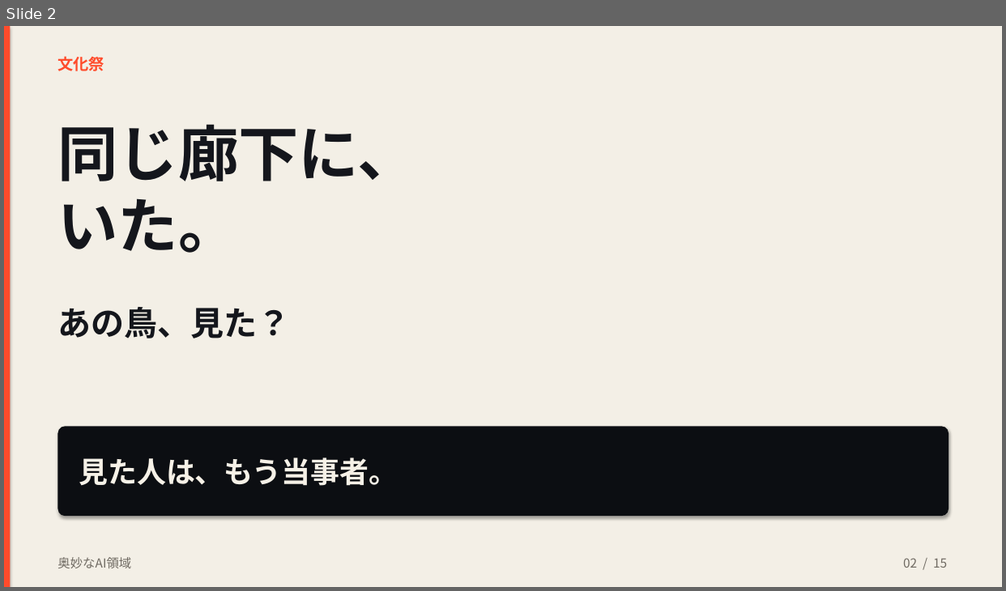
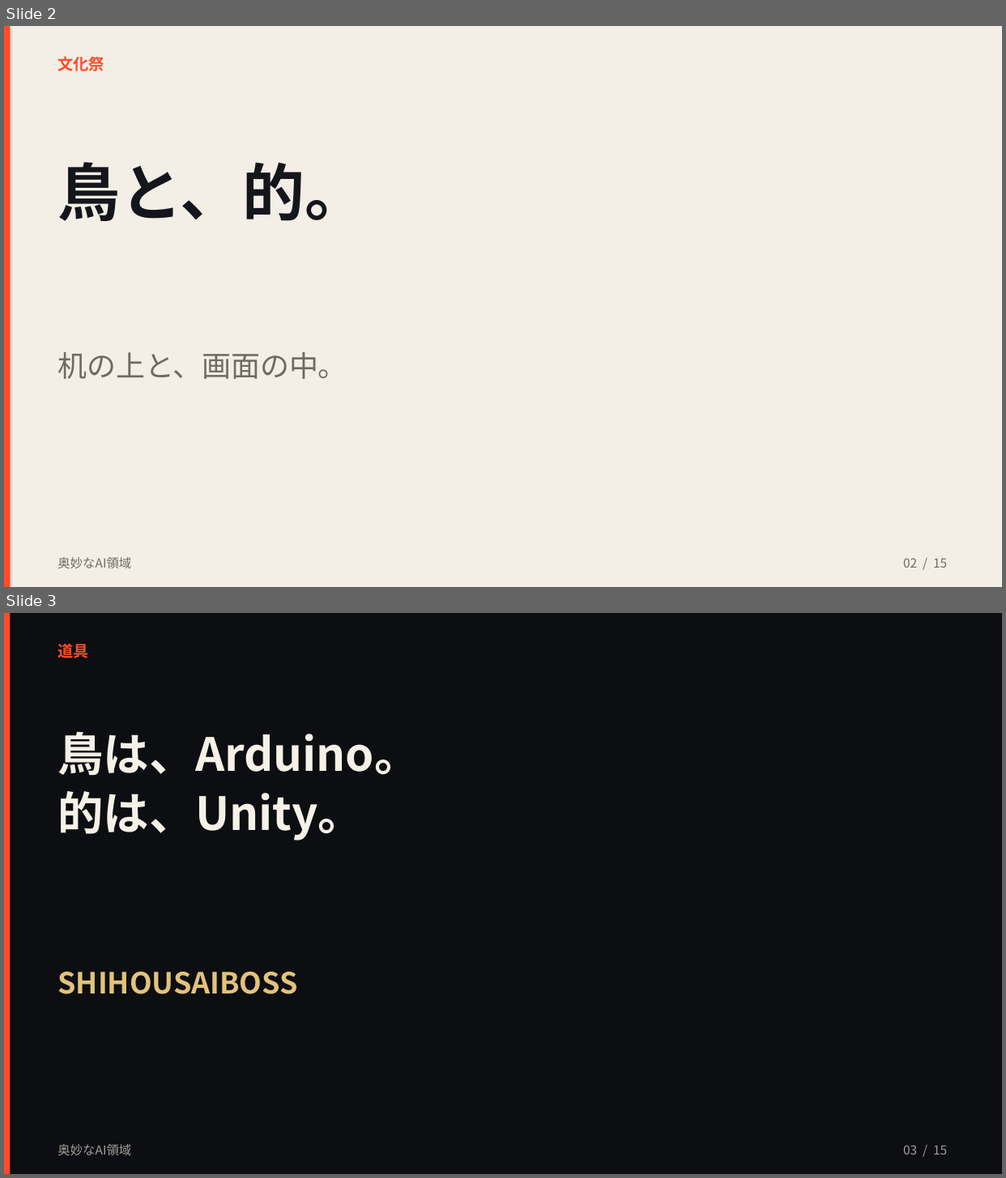
Before and after one commit to kouyozhang-design/vodcoach-ai, a slide deck: presentation/奥妙なAI領域_文化祭.pptx. Shown one above the other, each under a label of ours: slide 2 before the commit, slides 2 and 3 after it. The pictures are 1006x591 and 1006x1178 pixels, drawn with LibreOffice and Linux fonts; fonts in the diff are those of the drawing. Boxes give left, top, right and bottom in pixels: in the first picture for what was removed or moved away, otherwise in the second. Text is boxed around its words. In the diff, an @@ line names an element or a change of style, - is before the commit and + after.

```diff
--- a/presentation/奥妙なAI領域_文化祭.pptx
+++ b/presentation/奥妙なAI領域_文化祭.pptx
@@ slide 3 added at bbox=[4, 613, 1002, 1174], background #0C0E12 @@
@@ rectangle added at bbox=[4, 613, 10, 1174], fill #FF4B2B @@
@@ text added at bbox=[57, 643, 88, 658], 15 pt, text #FF4B2B, bold @@
+道具
@@ text added at bbox=[57, 731, 420, 841], 44 pt, text #F6F1E7, bold @@
+鳥は、Arduino。
+的は、Unity。
@@ text added at bbox=[57, 972, 297, 995], 28 pt, text #E3C27A, bold @@
+SHIHOUSAIBOSS
@@ text added at bbox=[57, 1144, 131, 1156], 12 pt, text #A39E96 @@
+奥妙なAI領域
@@ text added at bbox=[903, 1145, 947, 1155], 12 pt, text #A39E96 @@
+03 / 15
@@ slide 2 changed as well @@
@@ text removed at bbox=[57, 124, 417, 253] @@
-同じ廊下に、
-いた。
@@ text added at bbox=[57, 162, 367, 221], 60 pt, text #14161C, bold @@
+鳥と、的。
@@ text removed at bbox=[57, 307, 291, 339] @@
-あの鳥、見た？
@@ text added at bbox=[57, 352, 347, 379], 28 pt, text #6F6A62 @@
+机の上と、画面の中。
@@ rounded rectangle removed at bbox=[58, 426, 948, 516] @@
@@ text removed at bbox=[79, 458, 398, 486] @@
-見た人は、もう当事者。
```
Also in this commit, not shown: 10 other slides changed, 3 other slides added, 4 slides removed, 2 other files.
